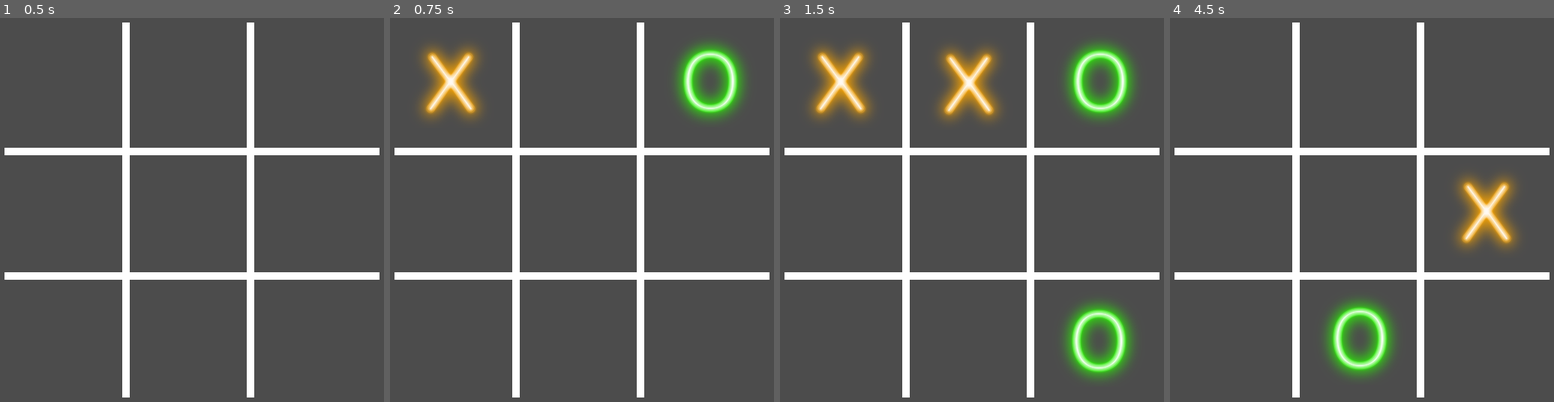
Above: before the commit, frames 1-4 (left to right).
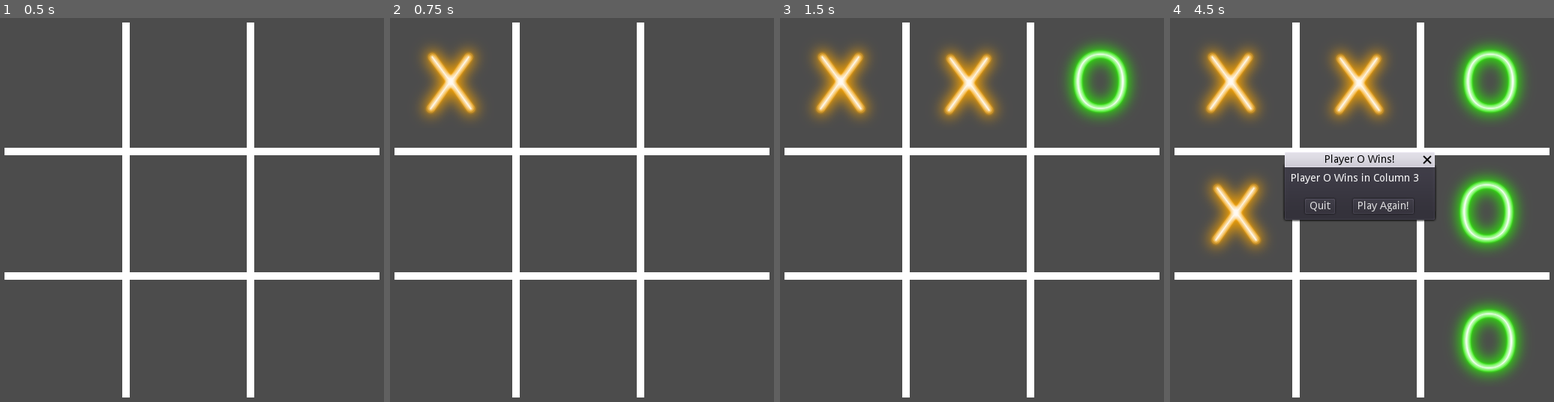
Above: after the commit, the same moments.

Repository: bitbionic/tic-tac-toe-gd3
Game: Godot game, scene res://Main.tscn
Two runs of this game, one before a commit and one after it. Both use one fixed random seed, a clock stepped at 60 frames per second and the inputs below.
Inputs (mouse positions are in pixels of both pictures, inside the frame that each line leads up to):
- Up to frame 1 (0.5 s): no input
- Up to frame 2 (0.75 s): click (447, 79) at 0.5 s
- Up to frame 3 (1.5 s): click (968, 83) at 1.25 s
- Up to frame 4 (4.5 s): click (1488, 79) at 2 s; click (1235, 210) at 2.75 s; click (1358, 210) at 3.5 s; click (1484, 210) at 4.25 s

Frame 1 is identical in both runs. In frame 2, 2.8% of the frame differs, in the area x 74-93%, y 6-27%; in frame 3, 2.8%; in frame 4, 22%, in the area x 7-93%, y 6-95%.

Commit message:
Some final touches to the game. Added logic to supply delay for AI, and prevented user from clicking buttons during the delay

Diff:
--- a/Main.gd
+++ b/Main.gd
@@ -50,7 +50,8 @@
 		winDialog.dialog_text = "The game was a draw!"
 		winDialog.show()
 	elif activePlayer == O and not winner:
-		aiPicPoint()
+		$Tween.interpolate_callback( self, 0.5 + randf(), "aiPicPoint" )
+		$Tween.start()
 
 func sumRow( rowNum ):
 	# Returns the sum of the supplied row
@@ -122,12 +123,13 @@
 func onTicTacBtnPressed( button ):
 	# When a TicTacButton is pressed, it fires a signal
 	# We've registered to "respond" to that signal here.
-	print("Pressed (%d, %d)" % [button.row, button.col] )
-
-	if board[button.row][button.col].value != 0:
-		print("Already filled")
-	else:
-		placeMark( button.row, button.col, activePlayer )
+	if activePlayer == X:
+		print("Pressed (%d, %d)" % [button.row, button.col] )
+
+		if board[button.row][button.col].value != 0:
+			print("Already filled")
+		else:
+			placeMark( button.row, button.col, activePlayer )
 
 
 func aiFillRow( row ):
--- a/Main.tscn
+++ b/Main.tscn
@@ -3,7 +3,7 @@
 [ext_resource path="res://Main.gd" type="Script" id=1]
 [ext_resource path="res://TicTacButton.tscn" type="PackedScene" id=2]
 
-[node name="Main" type="Control"]
+[node name="Main" type="Control" index="0"]
 
 anchor_left = 0.0
 anchor_top = 0.0
@@ -14,11 +14,12 @@
 rect_pivot_offset = Vector2( 0, 0 )
 rect_clip_content = false
 mouse_filter = 0
+mouse_default_cursor_shape = 0
 size_flags_horizontal = 1
 size_flags_vertical = 1
 script = ExtResource( 1 )
 
-[node name="Container" type="Container" parent="."]
+[node name="Container" type="Container" parent="." index="0"]
 
 editor/display_folded = true
 anchor_left = 0.0
@@ -32,10 +33,11 @@
 rect_pivot_offset = Vector2( 0, 0 )
 rect_clip_content = false
 mouse_filter = 0
-size_flags_horizontal = 1
-size_flags_vertical = 1
-
-[node name="TopHorizontal" type="ColorRect" parent="Container"]
+mouse_default_cursor_shape = 0
+size_flags_horizontal = 1
+size_flags_vertical = 1
+
+[node name="TopHorizontal" type="ColorRect" parent="Container" index="0"]
 
 anchor_left = 0.0
 anchor_top = 0.0
@@ -47,11 +49,12 @@
 rect_pivot_offset = Vector2( 0, 0 )
 rect_clip_content = false
 mouse_filter = 0
-size_flags_horizontal = 1
-size_flags_vertical = 1
-color = Color( 1, 1, 1, 1 )
-
-[node name="BottomHorizontal" type="ColorRect" parent="Container"]
+mouse_default_cursor_shape = 0
+size_flags_horizontal = 1
+size_flags_vertical = 1
+color = Color( 1, 1, 1, 1 )
+
+[node name="BottomHorizontal" type="ColorRect" parent="Container" index="1"]
 
 anchor_left = 0.0
 anchor_top = 0.0
@@ -63,11 +66,12 @@
 rect_pivot_offset = Vector2( 0, 0 )
 rect_clip_content = false
 mouse_filter = 0
-size_flags_horizontal = 1
-size_flags_vertical = 1
-color = Color( 1, 1, 1, 1 )
-
-[node name="LeftVertical" type="ColorRect" parent="Container"]
+mouse_default_cursor_shape = 0
+size_flags_horizontal = 1
+size_flags_vertical = 1
+color = Color( 1, 1, 1, 1 )
+
+[node name="LeftVertical" type="ColorRect" parent="Container" index="2"]
 
 anchor_left = 0.0
 anchor_top = 0.0
@@ -80,11 +84,12 @@
 rect_pivot_offset = Vector2( 0, 0 )
 rect_clip_content = false
 mouse_filter = 0
-size_flags_horizontal = 1
-size_flags_vertical = 1
-color = Color( 1, 1, 1, 1 )
-
-[node name="RightVertical" type="ColorRect" parent="Container"]
+mouse_default_cursor_shape = 0
+size_flags_horizontal = 1
+size_flags_vertical = 1
+color = Color( 1, 1, 1, 1 )
+
+[node name="RightVertical" type="ColorRect" parent="Container" index="3"]
 
 anchor_left = 0.0
 anchor_top = 0.0
@@ -97,92 +102,111 @@
 rect_pivot_offset = Vector2( 0, 0 )
 rect_clip_content = false
 mouse_filter = 0
-size_flags_horizontal = 1
-size_flags_vertical = 1
-color = Color( 1, 1, 1, 1 )
-
-[node name="TicTacButton1" parent="Container" instance=ExtResource( 2 )]
+mouse_default_cursor_shape = 0
+size_flags_horizontal = 1
+size_flags_vertical = 1
+color = Color( 1, 1, 1, 1 )
+
+[node name="TicTacButton1" parent="Container" index="4" instance=ExtResource( 2 )]
 
 margin_left = 9.0
 margin_top = 13.0
 margin_right = 137.0
 margin_bottom = 141.0
+focus_mode = 2
+mouse_default_cursor_shape = 0
 row = 0
 col = 0
 
-[node name="TicTacButton2" parent="Container" instance=ExtResource( 2 )]
+[node name="TicTacButton2" parent="Container" index="5" instance=ExtResource( 2 )]
 
 margin_left = 180.0
 margin_top = 15.0
 margin_right = 308.0
 margin_bottom = 143.0
+focus_mode = 2
+mouse_default_cursor_shape = 0
 row = 0
 col = 1
 
-[node name="TicTacButton3" parent="Container" instance=ExtResource( 2 )]
+[node name="TicTacButton3" parent="Container" index="6" instance=ExtResource( 2 )]
 
 margin_left = 355.0
 margin_top = 12.0
 margin_right = 483.0
 margin_bottom = 140.0
+focus_mode = 2
+mouse_default_cursor_shape = 0
 row = 0
 col = 2
 
-[node name="TicTacButton4" parent="Container" instance=ExtResource( 2 )]
+[node name="TicTacButton4" parent="Container" index="7" instance=ExtResource( 2 )]
 
 margin_left = 16.0
 margin_top = 188.0
 margin_right = 144.0
 margin_bottom = 316.0
+focus_mode = 2
+mouse_default_cursor_shape = 0
 row = 1
 col = 0
 
-[node name="TicTacButton5" parent="Container" instance=ExtResource( 2 )]
+[node name="TicTacButton5" parent="Container" index="8" instance=ExtResource( 2 )]
 
 margin_left = 183.0
 margin_top = 186.0
 margin_right = 311.0
 margin_bottom = 314.0
+focus_mode = 2
+mouse_default_cursor_shape = 0
 row = 1
 col = 1
 
-[node name="TicTacButton6" parent="Container" instance=ExtResource( 2 )]
+[node name="TicTacButton6" parent="Container" index="9" instance=ExtResource( 2 )]
 
 margin_left = 350.0
 margin_top = 186.0
 margin_right = 478.0
 margin_bottom = 314.0
+focus_mode = 2
+mouse_default_cursor_shape = 0
 row = 1
 col = 2
 
-[node name="TicTacButton7" parent="Container" instance=ExtResource( 2 )]
+[node name="TicTacButton7" parent="Container" index="10" instance=ExtResource( 2 )]
 
 margin_left = 12.0
 margin_top = 358.0
 margin_right = 140.0
 margin_bottom = 486.0
+focus_mode = 2
+mouse_default_cursor_shape = 0
 row = 2
 col = 0
 
-[node name="TicTacButton8" parent="Container" instance=ExtResource( 2 )]
+[node name="TicTacButton8" parent="Container" index="11" instance=ExtResource( 2 )]
 
 margin_left = 181.0
 margin_top = 355.0
 margin_right = 309.0
 margin_bottom = 483.0
+focus_mode = 2
+mouse_default_cursor_shape = 0
 row = 2
 col = 1
 
-[node name="TicTacButton9" parent="Container" instance=ExtResource( 2 )]
+[node name="TicTacButton9" parent="Container" index="12" instance=ExtResource( 2 )]
 
 margin_left = 353.0
 margin_top = 358.0
 margin_right = 481.0
 margin_bottom = 486.0
+focus_mode = 2
+mouse_default_cursor_shape = 0
 row = 2
 col = 2
 
-[node name="WinDialog" type="ConfirmationDialog" parent="."]
+[node name="WinDialog" type="ConfirmationDialog" parent="." index="1"]
 
 visible = false
 anchor_left = 0.0
@@ -197,6 +221,7 @@
 rect_pivot_offset = Vector2( 0, 0 )
 rect_clip_content = false
 mouse_filter = 0
+mouse_default_cursor_shape = 0
 size_flags_horizontal = 1
 size_flags_vertical = 1
 popup_exclusive = true
@@ -205,4 +230,13 @@
 dialog_text = "Someone Won!!!"
 dialog_hide_on_ok = true
 
+[node name="Tween" type="Tween" parent="." index="2"]
+
+repeat = false
+playback_process_mode = 1
+playback_speed = 1.0
+playback/active = false
+playback/repeat = false
+playback/speed = 1.0
+
 [connection signal="confirmed" from="WinDialog" to="." method="onPlayAgain"]
Not shown, changed: export_presets.cfg
